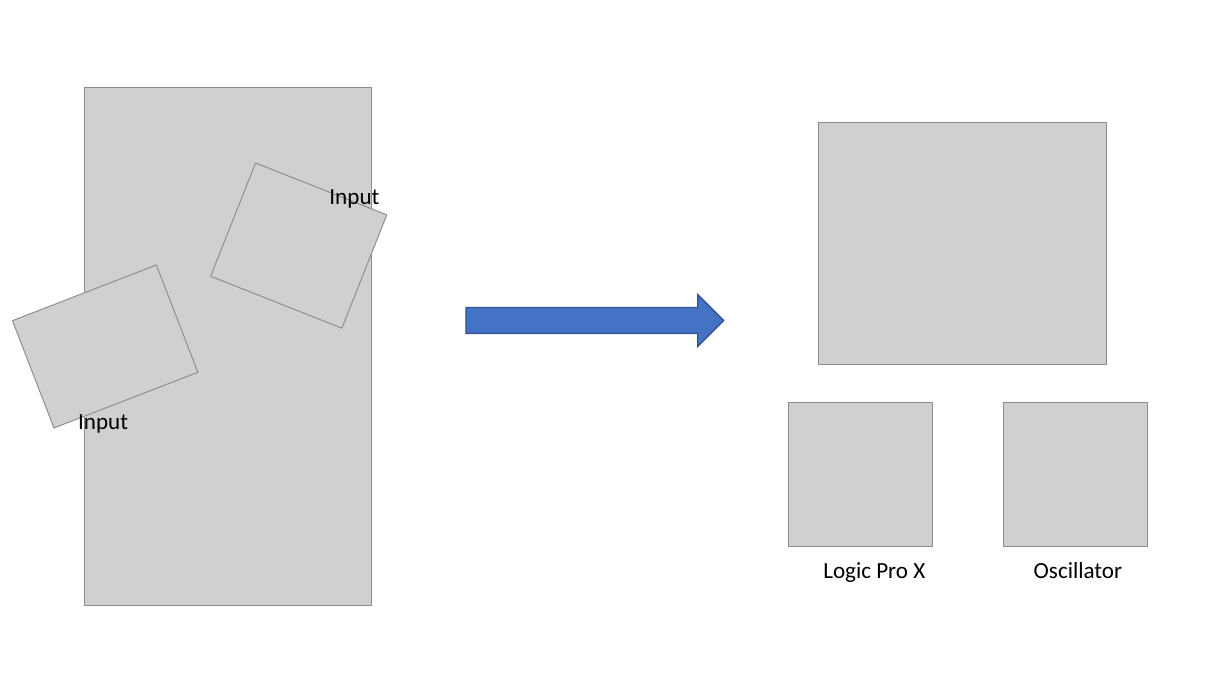
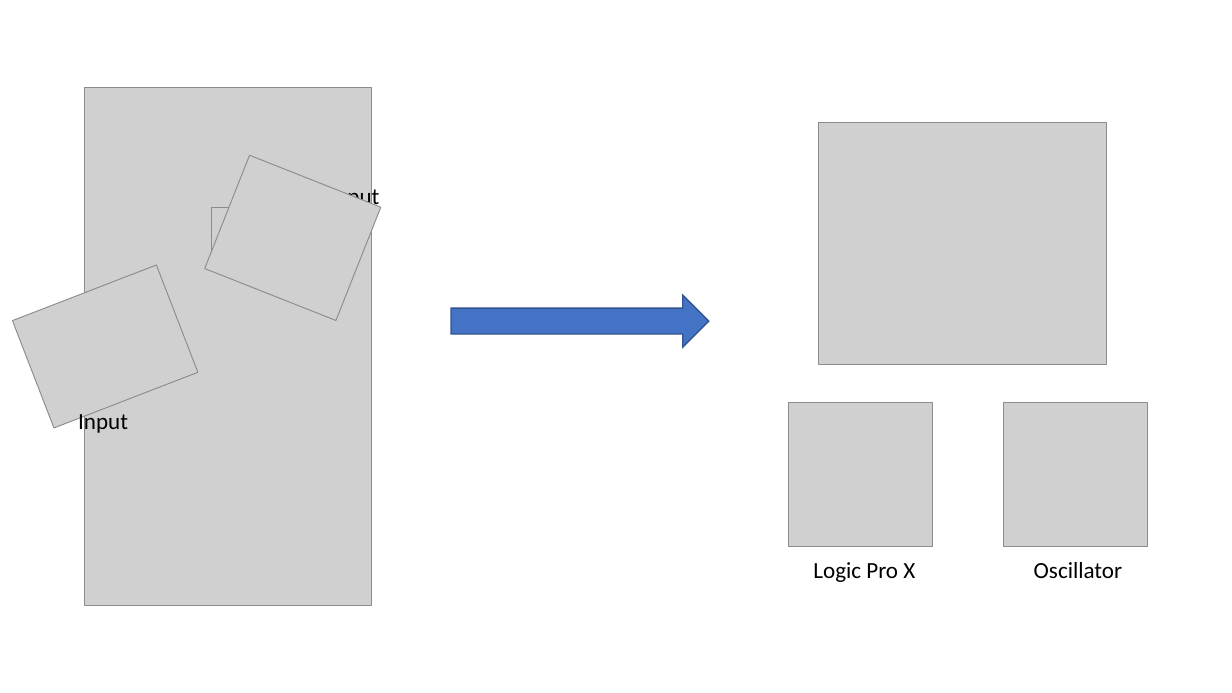
Before and after one commit to code-warrior/midterm--nime--uisa-190--fall-2020, a slide deck: slide 8 of midterm-presentation.ppt. Drawn at 1232x693 pixels with LibreOffice and Linux fonts; fonts in the diff are those of the drawing; grey boxes stand for pictures. Boxes give left, top, right and bottom in pixels: in the first picture for what was removed or moved away, otherwise in the second. Text is boxed around its words. In the diff, an @@ line names an element or a change of style, - is before the commit and + after.

```diff
--- a/midterm-presentation.ppt
+++ b/midterm-presentation.ppt
@@ picture moved from (x1=211, y1=163, x2=387, y2=329) to (x1=204, y1=155, x2=381, y2=320) @@
@@ picture added at (x1=212, y1=207, x2=261, y2=256) @@
@@ right arrow moved from (x1=466, y1=295, x2=724, y2=347) to (x1=451, y1=295, x2=709, y2=347) @@
@@ text "Logic Pro X" moved from (x1=823, y1=562, x2=925, y2=582) to (x1=813, y1=562, x2=915, y2=582) @@
```
